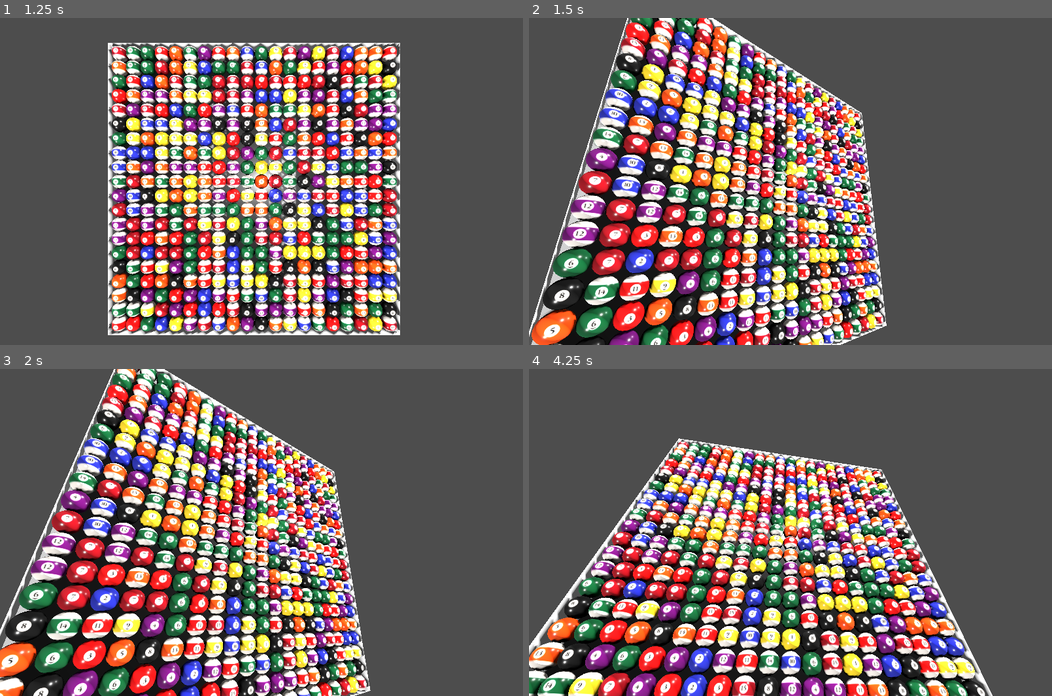
Above: before the commit, frames 1-4 (two rows, left to right).
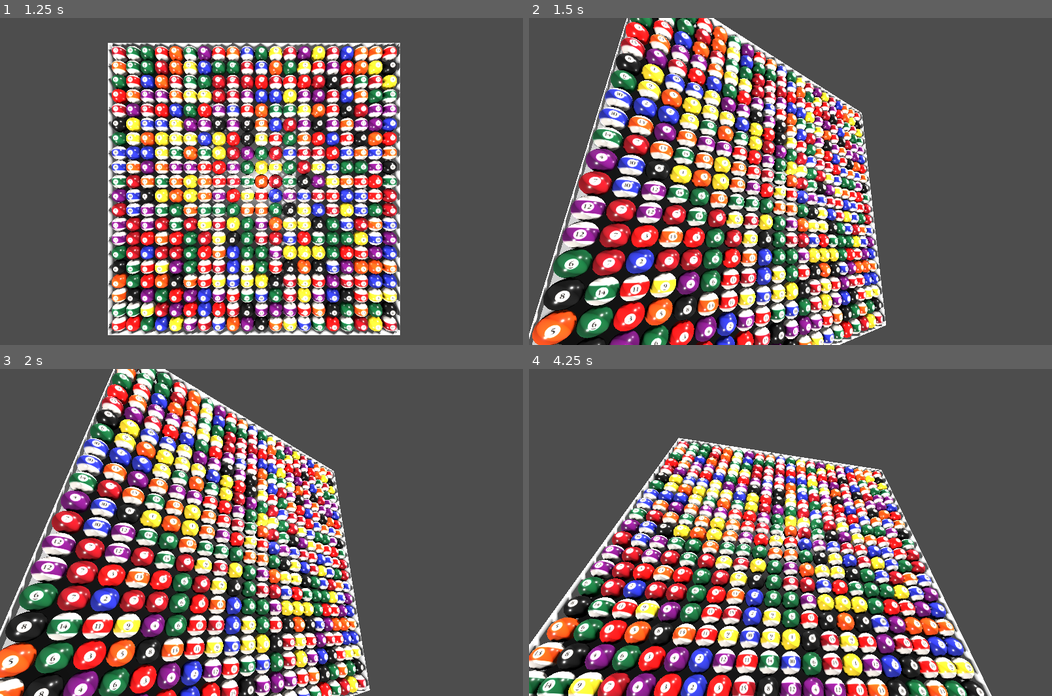
Above: after the commit, the same moments.

Repository: kasworld/gd4samegame3d
Game: Godot game, scene res://main.tscn
Two runs of this game, one before a commit and one after it. Both use one fixed random seed, a clock stepped at 60 frames per second and the inputs below.
Inputs (mouse positions are in pixels of both pictures, inside the frame that each line leads up to):
- Up to frame 1 (1.25 s): tap Enter at 0.5, 0.6 s; move the mouse to (376, 165) at 0.52 s; click (376, 165) at 0.67 s
- Up to frame 2 (1.5 s): tap Space at 1.25 s; move the mouse to (685, 197) at 1.27 s; tap Enter at 1.35 s; click (685, 197) at 1.42 s
- Up to frame 3 (2 s): no input
- Up to frame 4 (4.25 s): move the mouse to (842, 460) at 2.02 s; tap Enter at 2.1, 2.75, 2.85, 3.6 s; click (842, 460) at 2.17 s; move the mouse to (764, 597) at 2.77 s; click (764, 597) at 2.92 s; tap Space at 3.5 s; move the mouse to (947, 581) at 3.52 s; click (947, 581) at 3.67 s

Frame 1 is identical in both runs. In frame 2, 7.2% of the frame differs, in the area x 0-69%, y 0-100%; in frame 3, 6.6%; in frame 4, 7.3%, in the area x 0-89%, y 21-100%.

Commit message:
ball StaticBody3D

Diff:
--- a/ball.gd
+++ b/ball.gd
@@ -1,18 +1,19 @@
-extends MeshInstance3D
+extends StaticBody3D
 class_name Ball
 
 func set_material(mat :Material) -> Ball:
-	mesh.material = mat
+	$MeshInstance3D.mesh.material = mat
 	return self
 
 func set_color(co :Color) -> Ball:
-	mesh.material.albedo_color = co
+	$MeshInstance3D.mesh.material.albedo_color = co
 	return self
 
 func get_color() -> Color:
-	return mesh.material.albedo_color
+	return $MeshInstance3D.mesh.material.albedo_color
 
 func set_radius(r :float) -> Ball:
-	mesh.radius = r
-	mesh.height = r*2
+	$MeshInstance3D.mesh.radius = r
+	$MeshInstance3D.mesh.height = r*2
+	$CollisionShape3D.shape.radius = r
 	return self
--- a/ball.tscn
+++ b/ball.tscn
@@ -1,10 +1,28 @@
-[gd_scene load_steps=3 format=3 uid="uid://hx8ditl7qttq"]
+[gd_scene load_steps=6 format=3 uid="uid://cx48obkca1x64"]
 
-[ext_resource type="Script" uid="uid://cbpuc0wh7ufxt" path="res://ball.gd" id="1_x8fbi"]
+[ext_resource type="Script" uid="uid://dofyafqd7rbee" path="res://ball.gd" id="1_x8fbi"]
 
-[sub_resource type="SphereMesh" id="SphereMesh_x8fbi"]
+[sub_resource type="PhysicsMaterial" id="PhysicsMaterial_x8fbi"]
 resource_local_to_scene = true
 
-[node name="Ball" type="MeshInstance3D"]
-mesh = SubResource("SphereMesh_x8fbi")
+[sub_resource type="SphereShape3D" id="SphereShape3D_x8fbi"]
+resource_local_to_scene = true
+
+[sub_resource type="StandardMaterial3D" id="StandardMaterial3D_x8fbi"]
+resource_local_to_scene = true
+emission = Color(1, 1, 1, 1)
+clearcoat_enabled = true
+
+[sub_resource type="SphereMesh" id="SphereMesh_ktgx5"]
+resource_local_to_scene = true
+material = SubResource("StandardMaterial3D_x8fbi")
+
+[node name="Ball" type="StaticBody3D"]
+physics_material_override = SubResource("PhysicsMaterial_x8fbi")
 script = ExtResource("1_x8fbi")
+
+[node name="CollisionShape3D" type="CollisionShape3D" parent="."]
+shape = SubResource("SphereShape3D_x8fbi")
+
+[node name="MeshInstance3D" type="MeshInstance3D" parent="."]
+mesh = SubResource("SphereMesh_ktgx5")
--- a/project.godot
+++ b/project.godot
@@ -25,3 +25,8 @@
 window/size/viewport_width=3840
 window/size/viewport_height=2160
 window/size/mode=3
+
+[physics]
+
+3d/run_on_separate_thread=true
+common/physics_interpolation=true
Not shown, changed: ball.gd.uid
